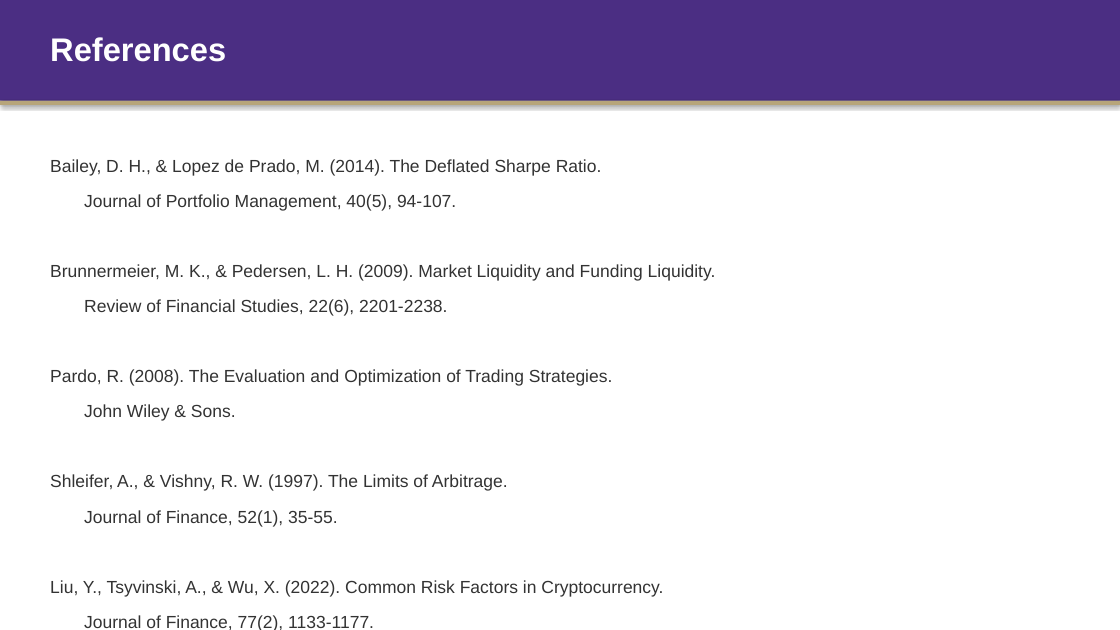
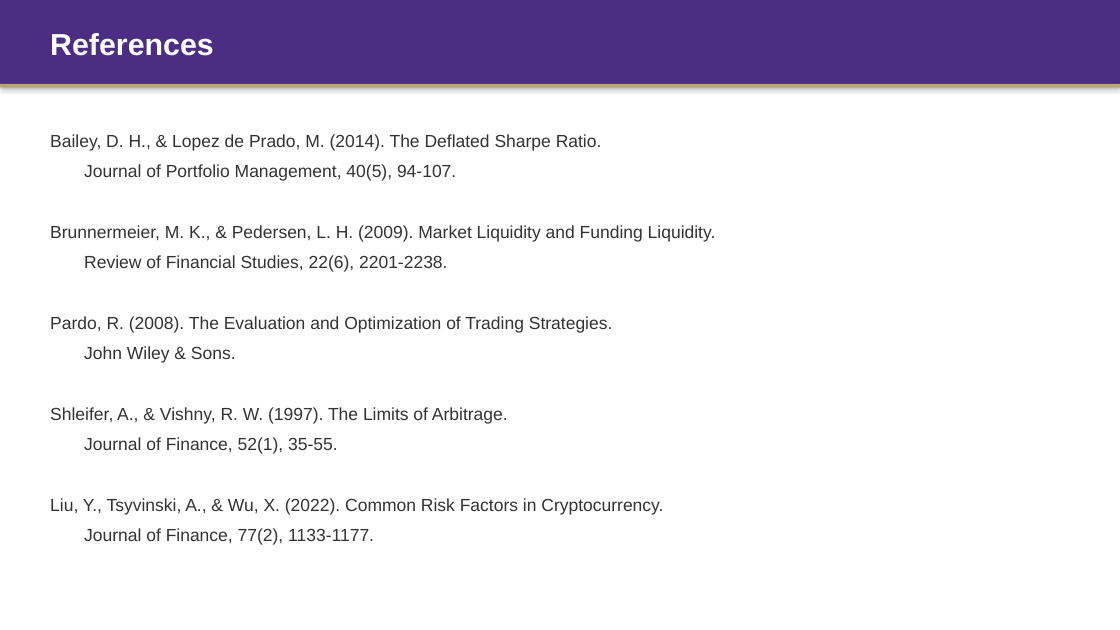
Before and after one commit to Tyche1107/Strategy-project, a slide deck: slide 15 of CFRM522_Presentation.pptx (slide 9 before the commit). Drawn at 1120x630 pixels with LibreOffice and Linux fonts; fonts in the diff are those of the drawing. Boxes give left, top, right and bottom in pixels: in the first picture for what was removed or moved away, otherwise in the second. Text is boxed around its words. In the diff, an @@ line names an element or a change of style, - is before the commit and + after.

```diff
--- a/CFRM522_Presentation.pptx
+++ b/CFRM522_Presentation.pptx
@@ rectangle: place and size @@
-rectangle at [0,0,1120,101]
+rectangle at [0,0,1120,84]
@@ text "References" at [50,33,213,56]: size 28 to 26 pt @@
@@ rectangle: place and size @@
-rectangle at [0,101,1120,105]
+rectangle at [0,84,1120,87]
@@ text "Bailey, D. H., & Lopez ...": place and size @@
-text "Bailey, D. H., & Lopez ..." at [50,159,716,630]
+text "Bailey, D. H., & Lopez ..." at [50,134,716,545]
@@ text "Bailey, D. H., & Lopez ..." at [50,134,716,545]: less space between paragraphs @@
```
Also in this commit, not shown: 1 other slide changed, 12 slides added, 6 slides removed, 2 other files.
